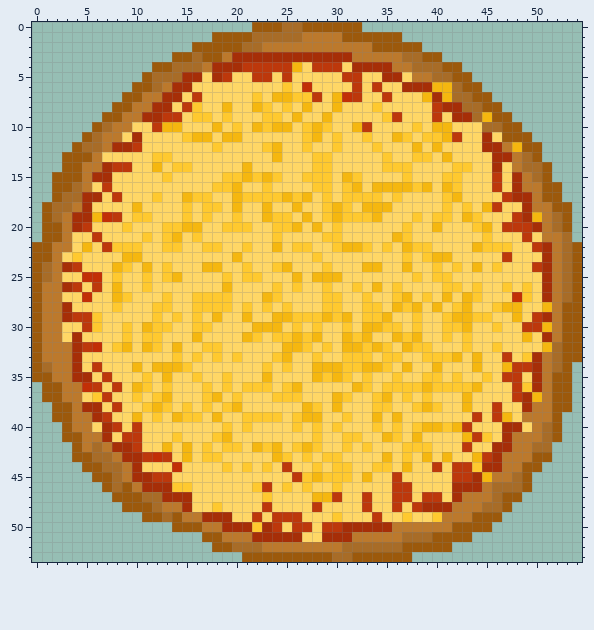
One commit to this pixel-art sprite: Assets/Sprites/pie.png. The picture above was drawn from the file before the commit.
The file is 55x54 pixels.
The same view after the edit:
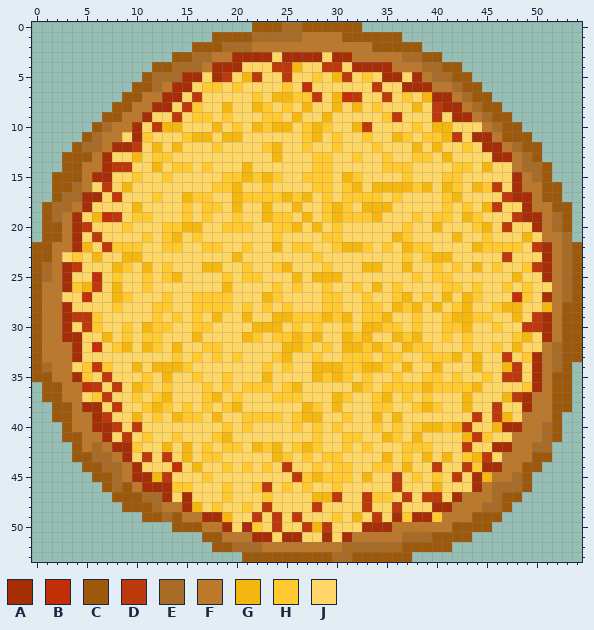
Palette (. is transparent): A #a62e07  B #c22f06  C #9c590b  D #bd380b  E #a86c27  F #bc792c  G #f5b70f  H #ffc92f  J #ffd766
Difference:
@@ x 0..54 @@
  1 ..................CCCCEEEEEFFFFCCCCCC..................
- 2 ................CCCCCEEFFFFFFFFFFFCCCCC................
- 3 ..............CCECCFAAAAAAAAAAAAFFFFFEECC..............
- 4 ............CCEEEFAAADDDDDGJDDDJAAAAFFEEECC............
- 5 ...........CEEEAAJADJJDDJDJJJJJDDJJAAJFFEECC...........
- 6 ..........CCEFAAJJJJJJJJJHJBJJJJDJDJJAAAGGECC..........
- 7 .........CCFFAAJDJJJJJHJGGHHDJGBDJJDJJJGAGEECC.........
- 8 ........CCFFAAJDHJJGJJGHJHJGJJGJJJHJJJJJDAAEECC........
- 9 .......CCFFAADDJHHJHJJJHHJGJJGJJJJJHDJJJDJAAEGCC.......
-10 ......CEFFJJDGGJJJGJHJGHGGJHGHJJGDJJJJHJGGJJJEECC......
-11 .....CEFFJAJJJJHGGJGGJJJJJJHGJHJJHJJGHJHHGDJJAJCCC.....
-12 ....CEEFAADJJJJJJJHJJJJHGJJHJJHJJJHJJJGJGJJJJAAFGCC....
-13 ...CCCFJJJJJHHJJJJJJJJJJGJJJHHJJJJJHJJHHJGJJJJAAFEC....
-14 ...CCFFADDJJGJHHJJJJJGJJJJJJHHJJJJJHHHJJJJHHJJAJFEEC...
-15 ..CCCFAAJJJJJHJJJJJHHGHGHJJHHHJGHJJJJHJJJHHJJJDJAFEC...
-16 ..CCEFJDJJJJJJJJJJHHGJJHJJJJHHJHGJGGGGHGJGHJJJDJAFFCC..
+ 2 ................CCCEEEFFFFFFFFFFFFCCCCC................
+ 3 ..............CCEEFFAAAAJAAAAJAAFFFFFEECC..............
+ 4 ............CCEEEFAAAJJJDDGJJDDJAAAAFFFEECC............
+ 5 ...........CEEEAAJADJGDJJDJJHJGDJHJAAJAFEECC...........
+ 6 ..........CCEFAAJHHJHJJJJHJBJJJJJJDJJAAAFFECC..........
+ 7 .........CCFFAAJDJJJJJHJGGHHDJGBDJJDJHJGAAFECC.........
+ 8 ........CCFFAAJDHJJGJJGHJHJGJJGJGJHJJJGJDAAFECC........
+ 9 .......CCFFAJJDJHHJHJJJHHJGJJGJJJJJHDJJJDJAAFECC.......
+10 ......CEFFAJDGGJJJGJHJGHGGJHGHJJGDJJJJHJGGJJJFECC......
+11 .....CEFFJAHJJJHGGJGGJJJJJJHGJHJJHJJGHJHHGDJAAFCCC.....
+12 ....CEEFAADJGJGJJJHJJJJHGJJHJJHJJJHJJJGJGJJHJAAFECC....
+13 ...CCCFAJJGJHHJJJJJJJJJJGJJJHHJJHJJHJJHHJGJJJJAAFEC....
+14 ...CCFFADDJJGJHHJHJJJGJJJJJJHHJJJJJHHHJJJJHHJGJJFEEC...
+15 ..CCCFAAJJHJJHJJJJJHHGHGHJJHHHJGHJJJJHJJJHHJJJJJAFEC...
+16 ..CCEFJDJGJJJJJJJJHHGJJHJJJJHHJHGJGGGGHGJGHJGHDJAFFCC..
 17 ..CEEAAJDJJJHJJGHHJJGHHHHGHGJHJHHHHJHJJJJHGJJJJDAAFCC..
 18 .CEEFAJJJJGJJJJHJHHJGJJGJJGJJHGHJGGGJJJJJHJHJGDJJAFFCC.
-19 .CEFAAGBDJHHJJJHJHJJHJJGHHJGJHGHHHGJJJHJHHJGHJJJDAGFEC.
-20 .CCFADJJJHJJJHHGGJJHHHJJHHGJGJHJJJJJJHJJGJJJHGJDDDAFEC.
-21 .CCFJJDJJJJHJHGJHJJJJJJJHJJJJHHJJJJJGHJJJJJJJHJJJDJFFE.
-22 CCFFJGJDHHHJJHHJJHHJJHJJGJHHJJHGGHJHJGHHJJJJGHHHJJDAFEC
-23 CCFJHJJJJGGJJJJJJJJJGJJJJJJJHJJJJJJJJHJHGGJJJJJDJJJAFEC
-24 CEFADJJJGHJGJHJJJGGJJHJJHGJJJHJJJGGJJGJJHJHJGJHJJJDAFEC
-25 CEFJJBBJHJJHJHGJJJJHJHHJJJGJGGGJJJJJJJHJHHJJJJJJJJJAFEC
-26 CFFADJDJGJJHJJJJJJJGJJJJHJHJJHJJHJGJHJJJJHHJHJJHJHJAFEC
+19 .CEFAJGBDJHHJJJHJHJJHJJGHHJGJHGHHHGJJJHJHHJGHJJJDAAFEC.
+20 .CCFADJJJHJJJHHGGJJHHHJJHHGJGJHJJJJJJHJJGJJJHGJDJJAFEC.
+21 .CCFAJDJJJJHJHGJHJJJJJJJHJJJJHHJJJJJGHJJJJGJJHJJJGJFFE.
+22 CCFFAGJDHHHJJHHJJHHJJHJJGJHHJJHGGHJHJGHHJJJJGHHHHJDAFEC
+23 CCFJHJGJJGGJJJJJJJJJGJJJJJJJHJJJJJJJJHJHGGJJJJJDJJJAFEC
+24 CEFADJJJGHJGJHJJJGGJJHJJHGJJJHJJJGGJJGJJHJHJGJHJJHDAFEC
+25 CEFAJJBJHJJHJHGJJJJHJHHJJJGJGGGJJJJJJJHJHHJJJJJJGJJAFEC
+26 CFFAHGDJGJJHJJJJJJJGJJJJHJHJJHJJHJGJHJJJJHHJHJJHJHJJFEC
 27 CFFJJBJJGHJJJHJJHHHHJJJGHJJJJHHJJHJJHGJHJGJGHJJJBHJAFEC
@@ x 0..54 @@
 29 CFFADDHJJJJJHJHJHJGJJGJJGGHHHGHGJHHGJJHJJHGGHHJJGJDAFCC
-30 CFFJJDHJJHJGHHJJHHJJJJGGGJHJHJJHJGGHHJHJJHHGJJHJJDDGFCC
-31 CFFJAJJJJHJHHJJJGJJJJGHJHHGHGJJGHGJJGHGJJHJHJJJJJGJAFCC
-32 CFFFADBJHGJGHJGJJHHJJJJJJGGHJHJGGHGHJGHHJJJHJJHJJJJGECC
+30 CFFAJDHJJHJGHHJJHHJJJJGGGJHJHJJHJGGHHJHJJHHGJJHJJDDAFCC
+31 CFFAAJJGJHJHHJJJGJJJJGHJHHGHGJJGHGJJGHGJJHJHJJJJHGJAFCC
+32 CFFFAJBJHGJGHJGJJHHJJJJJJGGHJHJGGHGHJGHHJJJHJJHJGJJFECC
 33 CFFFAJJJJJJJJJHJHJHJHJJJHGJJHJJHHHJHHJJHHHGJGJJDJHAFECC
-34 CEFFAJDJJJGJGGGHJJJJJJJHJHJJGGGHHGGHJGJJGJJJGJJGDDAFEC.
-35 CCFFAAJDJJJHJGJJHJJHJJJGJJJJGHGHJHJJHJJHHJHJJHJDDJAFCC.
-36 .CCFFBDJDJGHJHJJJHJHJHHHJHGJJJJJGHJHHHHGHHHHGJJJDHAFCC.
-37 .CCFFJHDJJHJHGJJJHGJHJJJHHHJJJGHJJHGJHJHJJJGJJJJDAGFCC.
+34 CEFFJHDHJJGJGGGHJJJJJJJHJHJJGGGHHGGHJGJJGJJJGJJGDJAFEC.
+35 CCFFAHJDJJJHJGJJHJJHJJJGJJJJGHGHJHJJHJJHHJHJJHJDDJAFCC.
+36 .CCFFBDJDJGHJHJJJHJHJHHHJHGJJJJJGHJHHHHGHHHHGJJJJHAFCC.
+37 .CCFFJHDJJHJHGJJJHGJHJJJHHHJJJGHJJHGJHJHJJJGJJJGDAFFCC.
 38 ..CCFAAJDJJHGHJHJHJHGJJJJJJGHJGJJJHHJJHGHJJGJJDJJAFFCC.
 39 ..CCFFADJJGJHJGHHJGJJHHHHJHGGJJHJJGJGJJJJJJJDJDGJFFFC..
-40 ...CFFJADJDJJJJJJJJHJHJJJJHJHJHJJJHJHJHGGHGDJJJAAJFEC..
-41 ...CCFFAJDDJJJHJJJHGJJJJJJJJHJJHHJJGHJGJJJJGDHJAFFFEC..
-42 ....CFEFAADJJGJGJHJHHJGHGJHGHJJHJHJJJHHHJJJDJJAAFFEE...
-43 ....CCEEFAADBDJGJHHJJJJJGHJHJHHJJJJGJHJGJGJJGDAFFFCC...
-44 .....CCEEFAJJJBJJJJHJHJHJDJJHJHHJJHHJGJJDJDDHAAFFCC....
-45 ......CCEFAADDJJJJJJJJJJJJDHGHHHJGJJDJJJJJDDAGFFEC.....
-46 .......CECFAAAHHJJJJJJHDJHJHJJHJJJJJDDJJJJAAAFEEEC.....
-47 ........CCCEEAAAJJJJJJJHJJJJGGDJJDJJDDJDDJAFFFECC......
-48 .........CCCEFFAJJHJJJJDJJJJDJJJJDJJDJDAAAFFFEEC.......
-49 ...........CCECFFAAAJJDJDDDJJJHJJJDJJHJJHFFFCCC........
-50 ..............CCCFFAAAHADJDDJDDAAAAAFFFFFFCCCC.........
-51 .................CCFFFAAAAAJJAAAFFFFFEEECCCC...........
+40 ...CFFAADJDJJJJJJJJHJHJJJJHJHJHJJJHJHJHGGHGDJJGAAFFEC..
+41 ...CCFFAJDJHJJHJJJHGJJJJJJJJHJJHHJJGHJGJJJJGDHJJFFFEC..
+42 ....CFEFAAHJJGJGJHJHHJGHGJHGHJJHJHJJJHHHJJJDJJAAFFEE...
+43 ....CCEEFAJDJDJGJHHJJJJJGHJHJHHJJJJGJHJGJGJHGDJFFFCC...
+44 .....CCEEFAJJJBJGJJHJHJHJDJJHJHHJJHHJGJJDJJDHAAFFCC....
+45 ......CCEFAAGDJJJHJJJJJJJJDHGHHHJGJJDJHJHJDJAGFFEC.....
+46 .......CECFAAAHHJJJHJJHDJHJHJJHJJJJJDJJJGJJJAFEEEC.....
+47 ........CCCEEAJAJJJHJJJHJJJJGGDJJDHHJDJDDJAFFFECC......
+48 .........CCCEFFAGJHJJHJDJJJJDJJJJDJJDJJJAAFFFEEC.......
+49 ...........CCECFFAAGJJDJDJDJJJHJGJDJAHAAHFFFCCC........
+50 ..............CCCFFAJAHJDJJDGDJJJAAAFFFFFFCCCC.........
+51 .................CCFFFAAJAAJJAJAFFFFFEEECCCC...........
 52 ..................CCEEEFFFFFFFFEEEEEECCCCC.............
